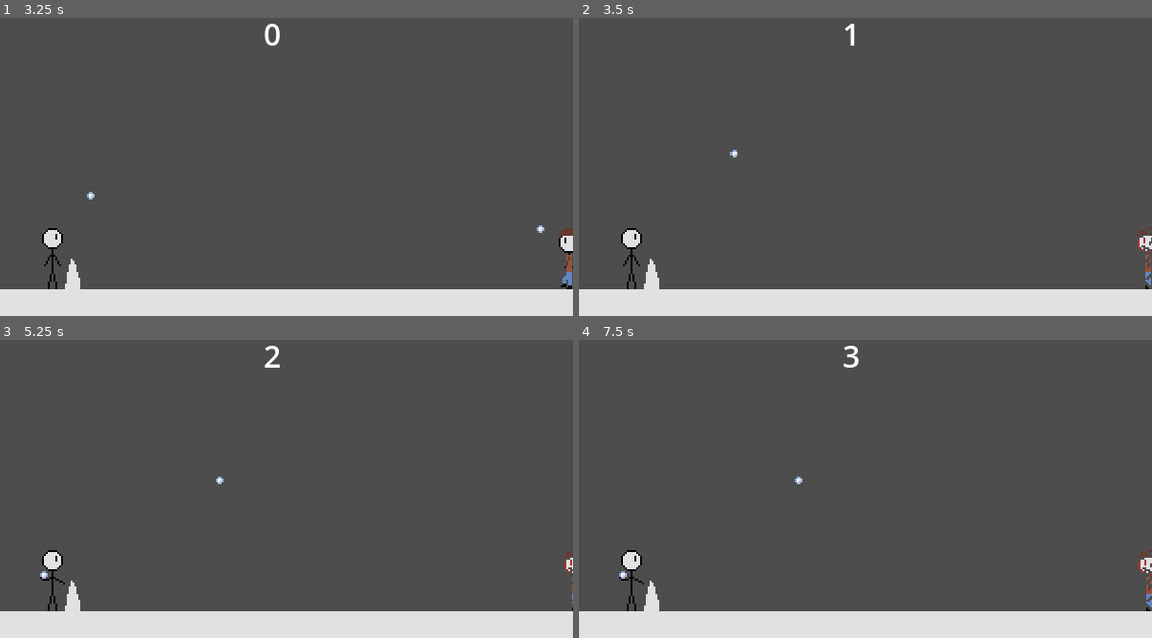
Above: before the commit, frames 1-4 (two rows, left to right).
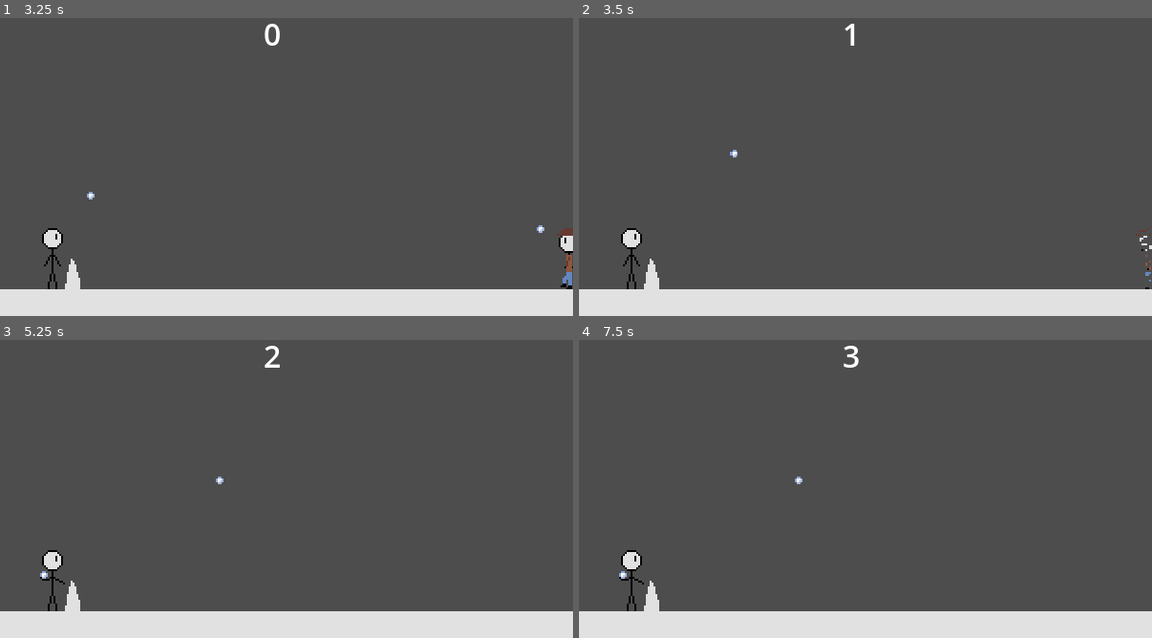
Above: after the commit, the same moments.

Repository: Poizenes/GWJ-Freeze
Game: Godot game, scene res://scenes/game_scene.tscn
The game is run twice, just before and just after one commit, with the same random seed, the same clock (stepped at 60 frames per second) and the same inputs.
Inputs:
- Up to frame 1 (3.25 s): tap Space (throw) at 0.6, 1.55, 2.1, 2.85 s; tap S (duck) at 1.35 s
- Up to frame 2 (3.5 s): no input
- Up to frame 3 (5.25 s): hold S (duck) 3.53-4.28 s; tap Space (throw) at 3.8, 4.35, 5.1 s
- Up to frame 4 (7.5 s): tap S (duck) at 5.85 s; tap Space (throw) at 6.05, 6.6, 7.35 s

Frame 1 is identical in both runs. In frame 2, 0.1% of the frame differs, in the area x 97-100%, y 70-91%; in frame 3, less than 0.1%; in frame 4, 0.2%, in the area x 97-100%, y 70-92%.

Commit message:
move snowball_hit signal emit

Diff:
--- a/game/scenes/pedestrian.tscn
+++ b/game/scenes/pedestrian.tscn
@@ -112,6 +112,7 @@
 sprite = NodePath("AnimatedSprite2D")
 collision_shape = NodePath("CollisionShape2D")
 sound = NodePath("Sound")
+HIT_ANIMATION_SPEED_SCALE = 4.0
 
 [node name="CollisionShape2D" type="CollisionShape2D" parent="."]
 position = Vector2(-0.5, -0.5)
--- a/game/scripts/pedestrian.gd
+++ b/game/scripts/pedestrian.gd
@@ -20,6 +20,7 @@
 	velocity.x = 0
 	sprite.speed_scale = HIT_ANIMATION_SPEED_SCALE
 	sound.play()
+	get_parent().emit_signal("snowball_hit")
 
 func _on_animation_finished() -> void:
 	if sprite.animation == "hit":
--- a/game/scripts/snowball.gd
+++ b/game/scripts/snowball.gd
@@ -25,7 +25,6 @@
 		var collider = collision.get_collider()
 		if collider.has_method("on_snowball_hit"):
 			collider.call("on_snowball_hit")
-			get_parent().emit_signal("snowball_hit")
 		queue_free()
 
 var nearest_pedestrian_position: Vector2 = Vector2.ZERO:
Not shown: 1 places in game/scenes/game_scene.tscn that only renumber resources
